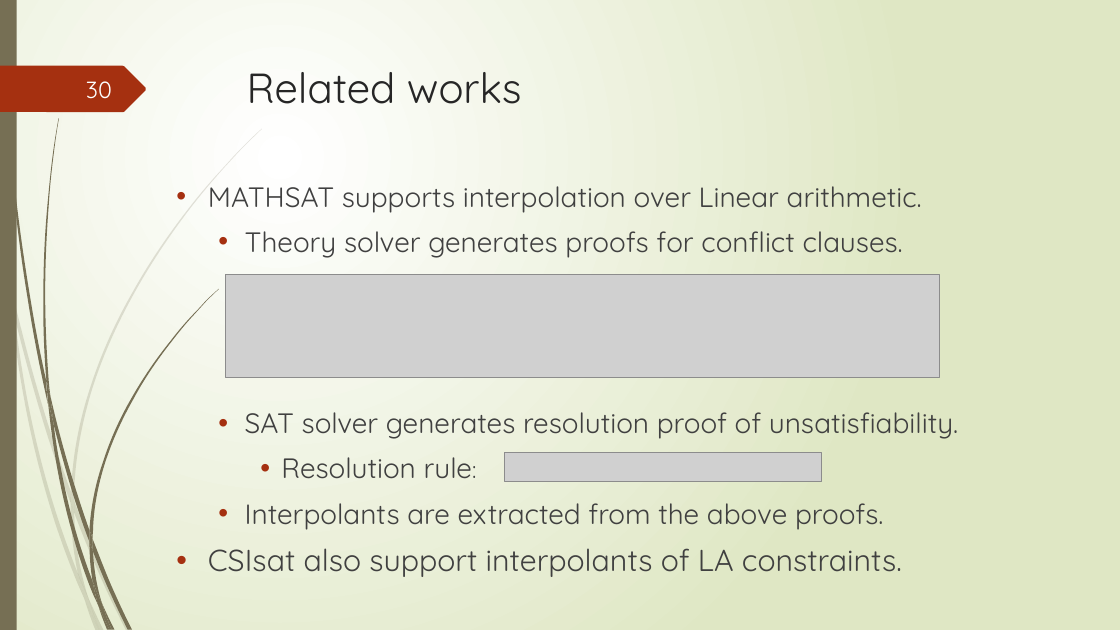
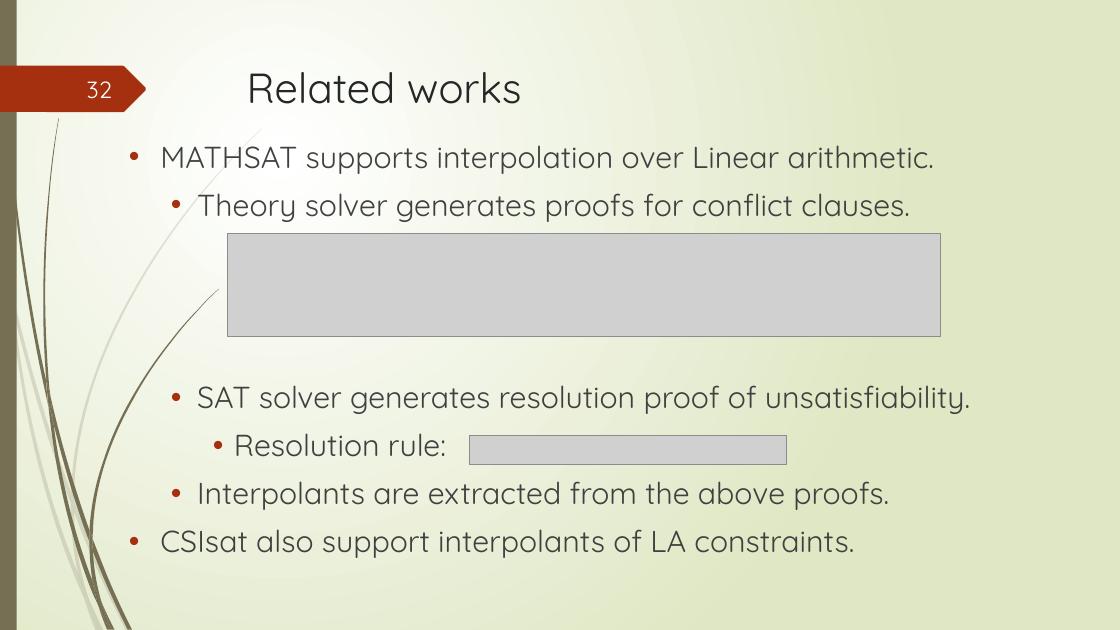
Before and after one commit to tungvx/raSAT, a slide deck: slide 32 of report/midterm.pptx (slide 30 before the commit). Drawn at 1120x630 pixels with LibreOffice and Linux fonts; fonts in the diff are those of the drawing; grey boxes stand for pictures. Boxes give left, top, right and bottom in pixels: in the first picture for what was removed or moved away, otherwise in the second. Text is boxed around its words. In the diff, an @@ line names an element or a change of style, - is before the commit and + after.

```diff
--- a/report/midterm.pptx
+++ b/report/midterm.pptx
@@ page number at (x1=87, y1=81, x2=112, y2=99): text changed @@
-30
+32
@@ text "MATHSAT supports interpolation over Linear ..." moved from (x1=208, y1=186, x2=958, y2=577) to (x1=160, y1=145, x2=970, y2=558) @@
@@ text at (x1=160, y1=145, x2=970, y2=510): size 24 to 26 pt in "MATHSAT supports interpolation over Linear arithmetic.", "Theory solver generates proofs for conflict clauses.", "SAT solver generates resolution proof of unsatisfiability.", "Resolution rule:" and 1 more places; size 20 to 26 pt in "rule:" @@
@@ picture moved from (x1=226, y1=274, x2=939, y2=377) to (x1=228, y1=234, x2=941, y2=337) @@
@@ picture moved from (x1=505, y1=453, x2=822, y2=482) to (x1=469, y1=435, x2=786, y2=465) @@
```
Also in this commit, not shown: 15 other slides changed, 4 slides added, 2 slides removed.
